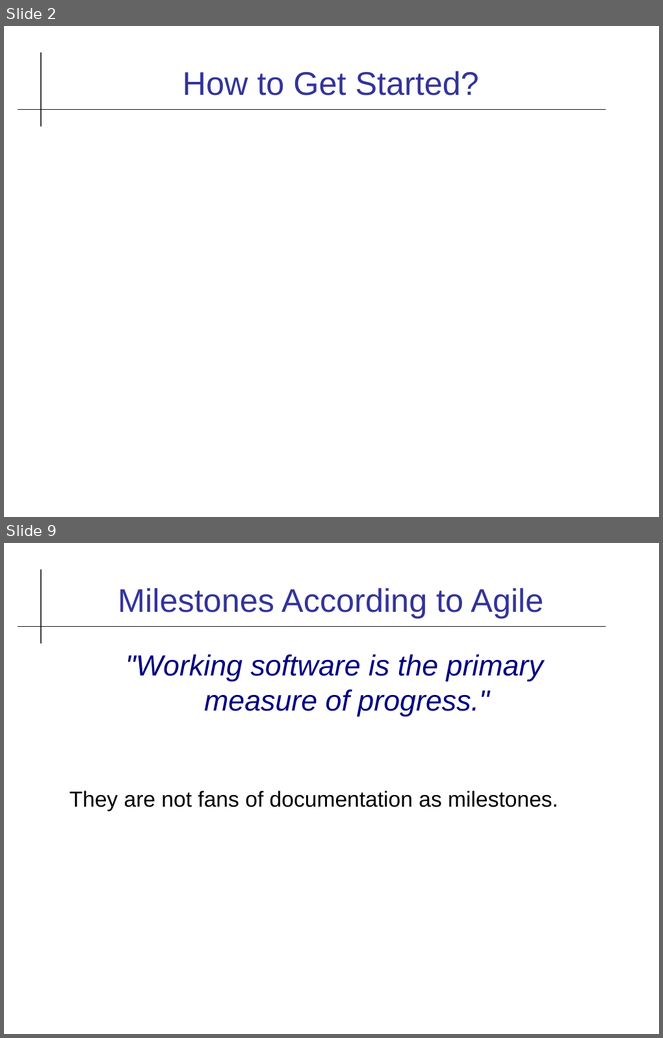
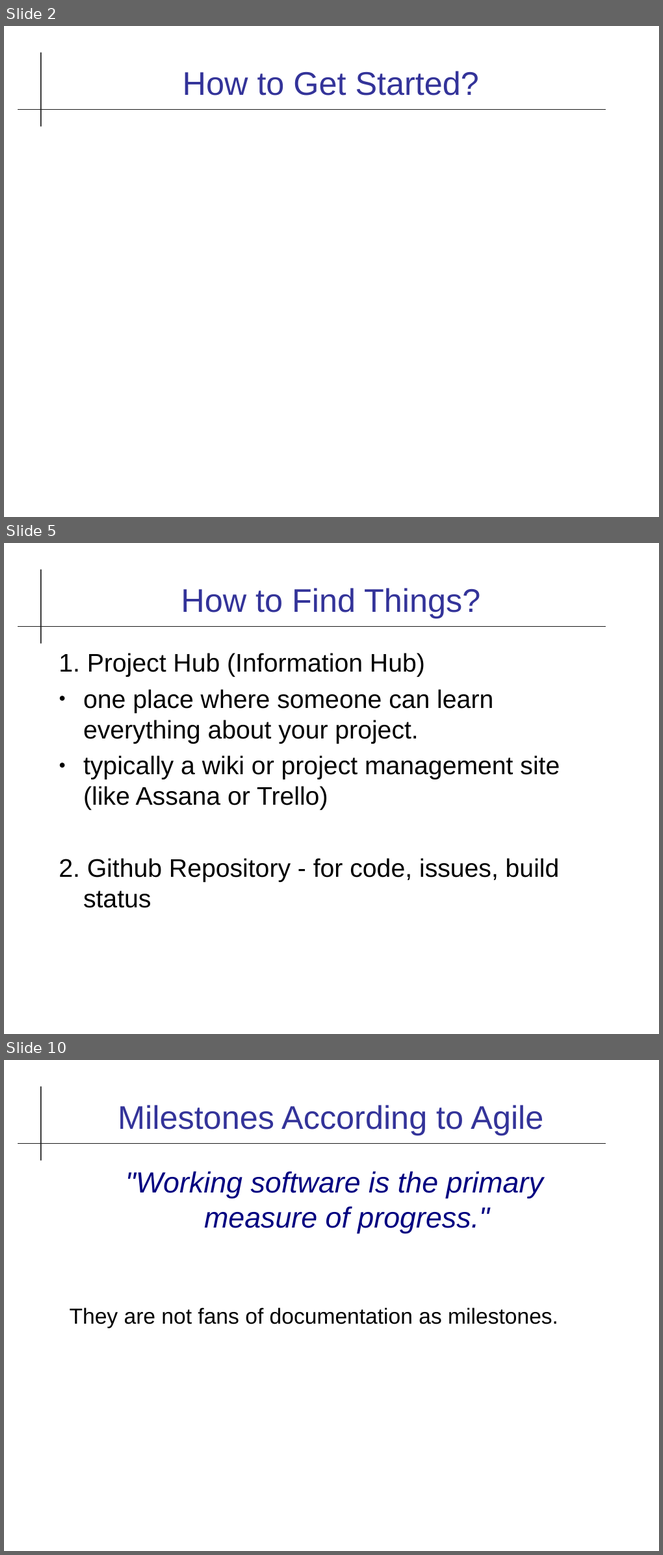
Before and after one commit to cpske/ISP, a slide deck: assignment/project/Iteration1.odp. Shown one above the other, each under a label of ours: slides 2 and 9 before the commit, slides 2, 5 and 10 after it; the slides between them are not shown. The pictures are 663x1038 and 663x1555 pixels, drawn with LibreOffice and Linux fonts; fonts in the diff are those of the drawing. Boxes give left, top, right and bottom in pixels: in the first picture for what was removed or moved away, otherwise in the second. Text is boxed around its words. In the diff, an @@ line names an element or a change of style, - is before the commit and + after.

Commit message:
updates on project deliverables

```diff
--- a/assignment/project/Iteration1.odp
+++ b/assignment/project/Iteration1.odp
@@ slide 5 added at (x1=4, y1=543, x2=659, y2=1034), background #FFFFFF; not listed: 2 template elements that a slide beside it also shows @@
@@ title added at (x1=181, y1=588, x2=480, y2=618), 36 pt, text #333399 @@
+How to Find Things?
@@ text added at (x1=59, y1=653, x2=560, y2=908), 28 pt, text #000000 @@
+1. Project Hub (Information Hub)
+● one place where someone can learn everything about your project.
+● typically a wiki or project management site (like Assana or Trello)
+2. Github Repository - for code, issues, build status
@@ what was slide 9 is now slide 10 @@
```
Also in this commit, not shown: 10 slides changed, 3 other slides added, 3 slides removed, 6 other files.
